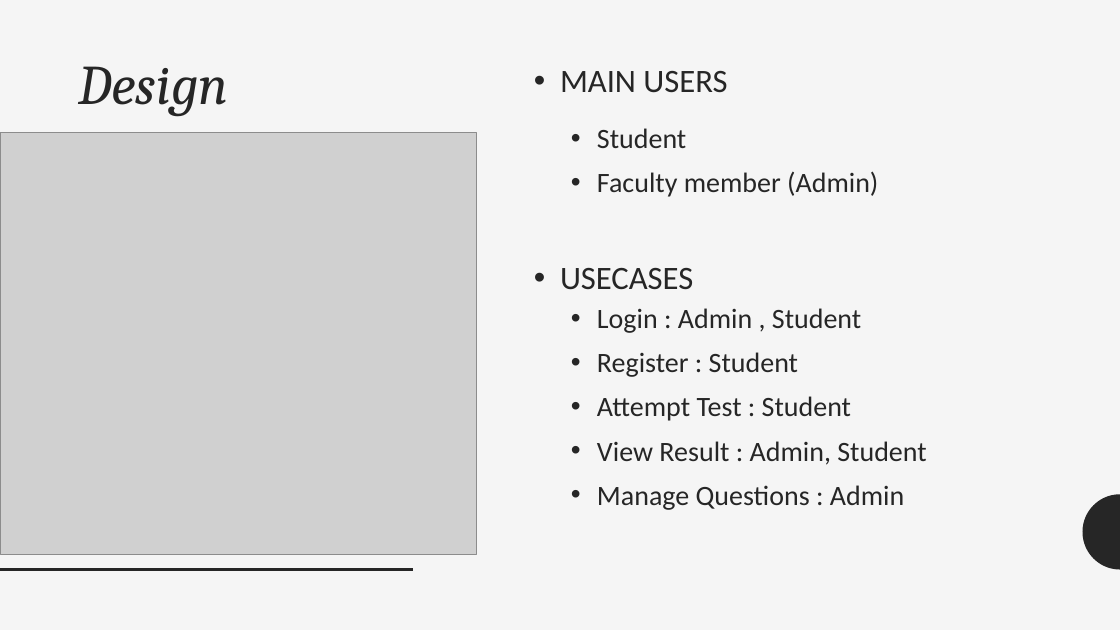
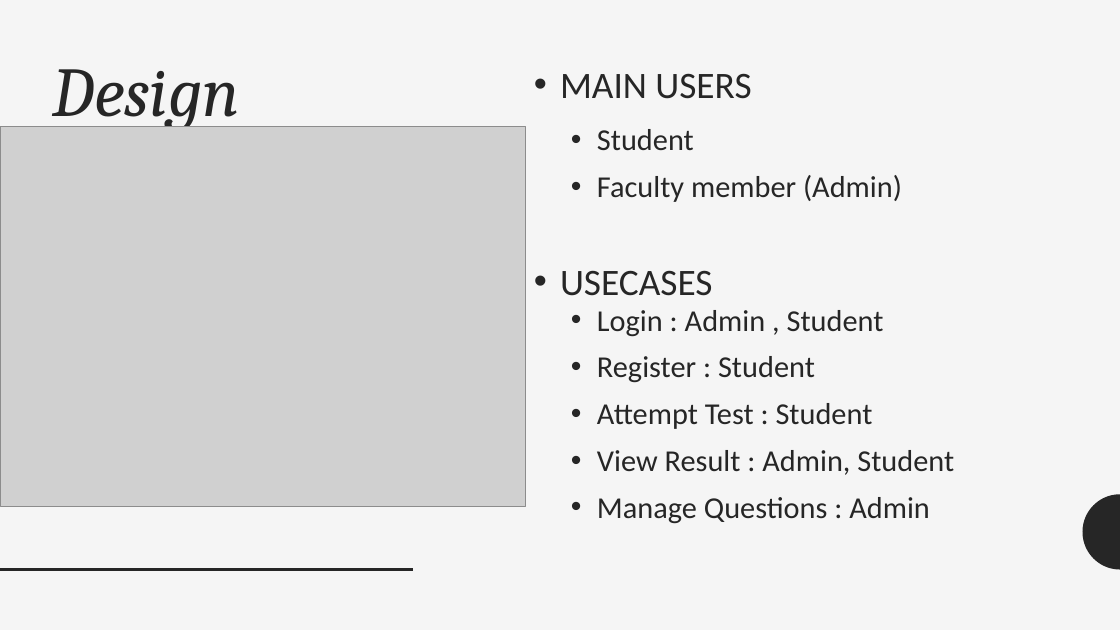
Before and after one commit to saksham2410/CS223_Apr18_09, a slide deck: slide 3 of presentation.pptx. Drawn at 1120x630 pixels with LibreOffice and Linux fonts; fonts in the diff are those of the drawing; grey boxes stand for pictures. Boxes give left, top, right and bottom in pixels: in the first picture for what was removed or moved away, otherwise in the second. Text is boxed around its words. In the diff, an @@ line names an element or a change of style, - is before the commit and + after.

```diff
--- a/presentation.pptx
+++ b/presentation.pptx
@@ title "Design": place and size @@
-title "Design" at box(78, 66, 228, 116)
+title "Design" at box(52, 69, 240, 127)
@@ title "Design" at box(52, 69, 240, 127): size 48 to 60 pt @@
@@ text "MAIN USERS" at box(560, 73, 751, 99): size 28 to 32 pt @@
@@ text "Student" at box(597, 129, 902, 202): size 24 to 26 pt @@
@@ picture: place and size @@
-picture at box(0, 133, 476, 555)
+picture at box(0, 126, 526, 507)
@@ text "USECASES" at box(560, 270, 713, 296): size 28 to 32 pt @@
@@ text "Login : Admin , Student" at box(597, 310, 954, 524): size 24 to 26 pt @@
```
Also in this commit, not shown: 8 other slides changed, 2 slides added, 1 slide removed, 11 other files.
